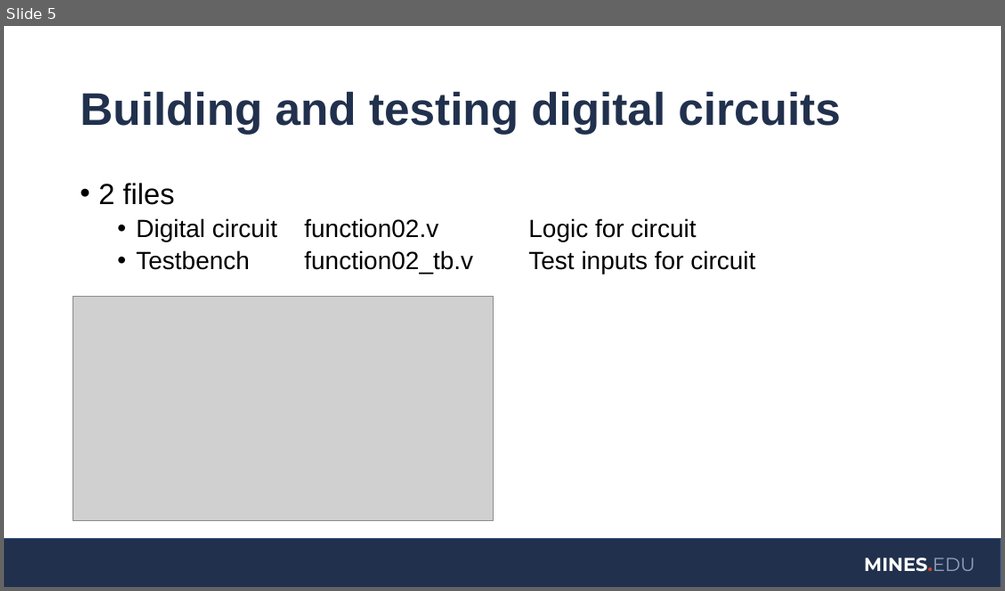
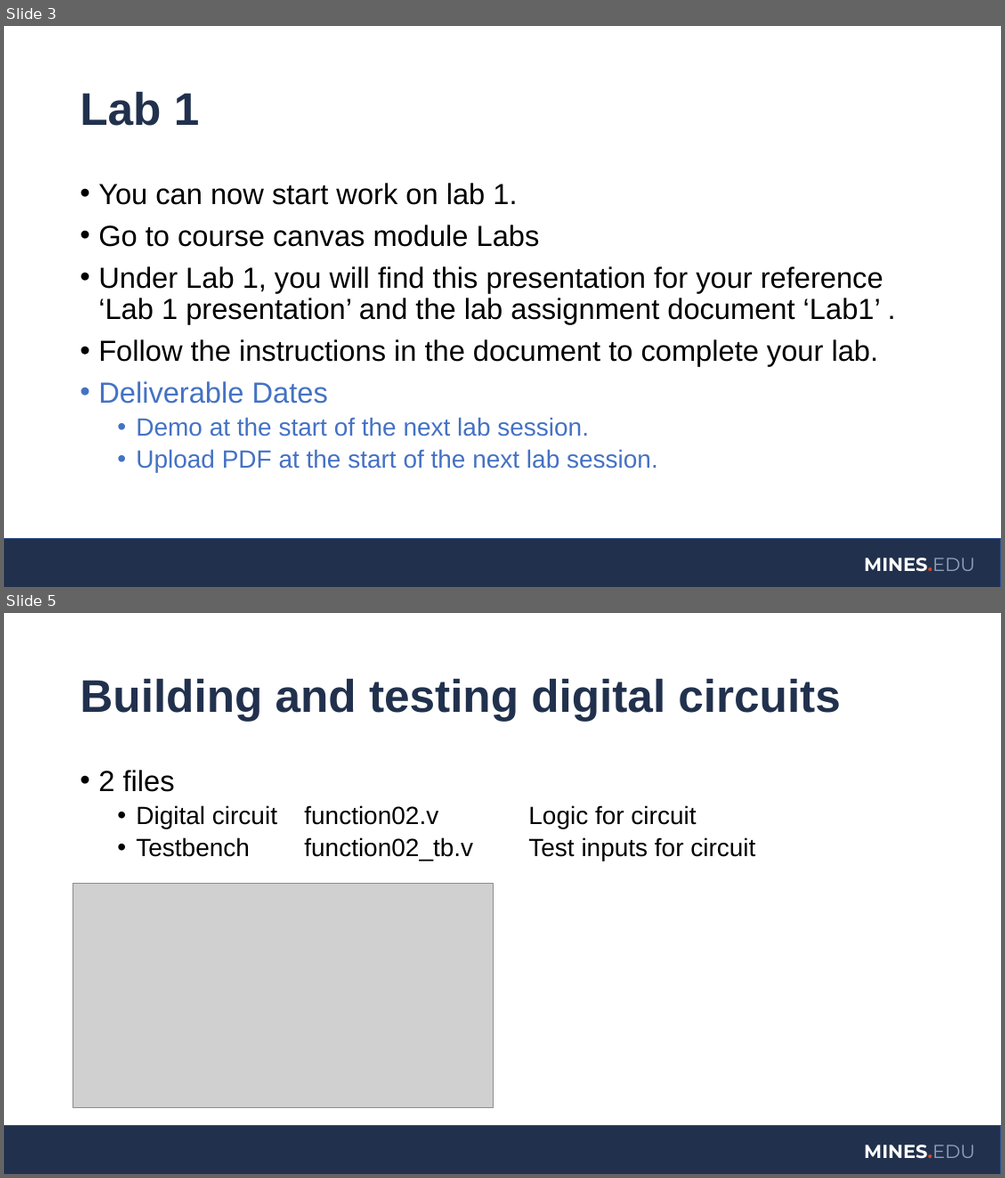
Before and after one commit to coulston/Digital-Design, a slide deck: Laboratory Latex/Lab01SimpleVerilog/LMS Upload Lab01/Lab01 presentation.pptx. Shown one above the other, each under a label of ours: slide 5 before the commit, slides 3 and 5 after it; the slides between them are not shown. The pictures are 1005x591 and 1005x1178 pixels, drawn with LibreOffice and Linux fonts; fonts in the diff are those of the drawing; grey boxes stand for pictures; background and template pictures are left out. Boxes give left, top, right and bottom in pixels: in the first picture for what was removed or moved away, otherwise in the second. Text is boxed around its words. In the diff, an @@ line names an element or a change of style, - is before the commit and + after.

Commit message:
Update labs to Questa
Thanks Dr. Sharma for the big lift getting this done!

```diff
--- a/Laboratory Latex/Lab01SimpleVerilog/LMS Upload Lab01/Lab01 presentation.pptx
+++ b/Laboratory Latex/Lab01SimpleVerilog/LMS Upload Lab01/Lab01 presentation.pptx
@@ slide 3 added at [4, 26, 1001, 587], background #FFFFFF; not listed: 2 template elements that a slide beside it also shows @@
@@ title added at [80, 91, 200, 126], 44 pt, text #21314D, bold @@
+Lab 1
@@ text added at [98, 183, 883, 472], 28 pt, text #000000 @@
+• You can now start work on lab 1.
+• Go to course canvas module Labs
+• Under Lab 1, you will find this presentation for your reference ‘Lab 1 presentation’ and the lab assignment document ‘Lab1’ .
+• Follow the instructions in the document to complete your lab.
+• Deliverable Dates
+  • Demo at the start of the next lab session.
+  • Upload PDF at the start of the next lab session.
```
Also in this commit, not shown: 2 slides changed, 5 other slides added, 2 slides removed, 31 other files.
